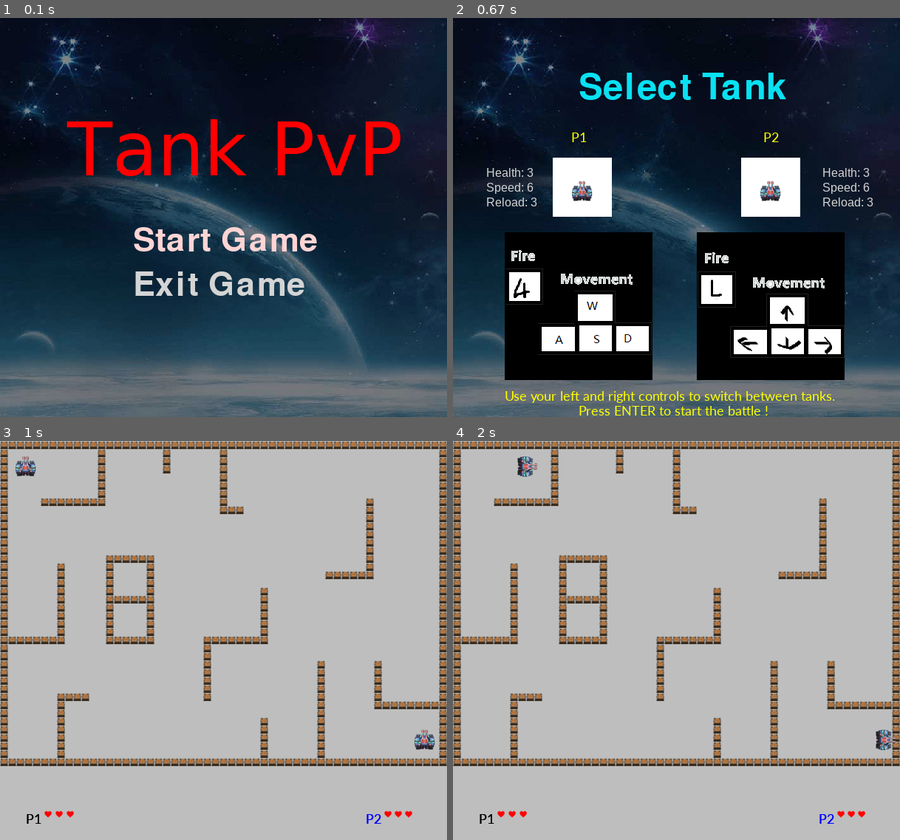
Above: before the commit, frames 1-4 (two rows, left to right).
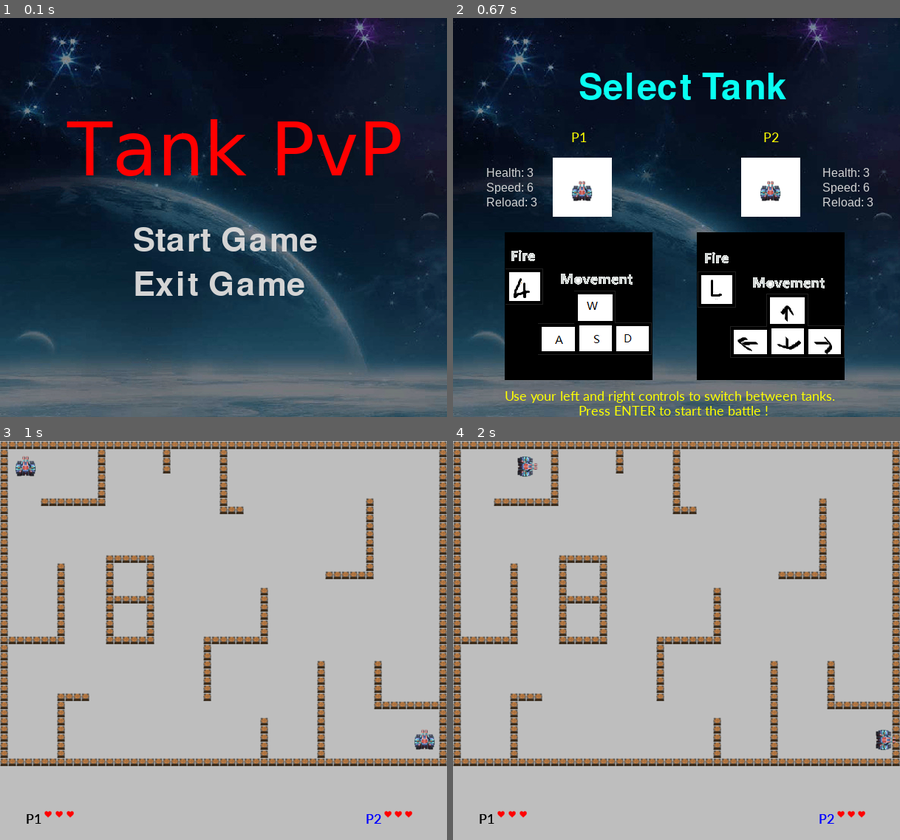
Above: after the commit, the same moments.

Repository: ThanhVu2702/Project_Pygame_Nhom18
Game: pygame game, started from ProJect_Pygame_Nhom18/BangBang/Tank2P/TankPvP.py
Same seed, same stepped clock (60 frames per second), same inputs: the game is played once before the commit and once after it.
Inputs:
- Up to frame 1 (0.1 s): no input
- Up to frame 2 (0.67 s): click "Start Game" at 0.38 s
- Up to frame 3 (1 s): tap Enter at 0.67 s
- Up to frame 4 (2 s): hold A 1-1.47 s; hold Right 1-1.47 s; hold Right 1.5-1.97 s; hold D 1.5-1.97 s

The runs differ from the first frame. In frame 1, 1.0% of the frame differs, in the area x 30-71%, y 52-59%; in frame 2, 1.1%, in the area x 28-75%, y 13-21%; in frame 3, nothing differs; in frame 4, nothing differs.

Commit message:
update 15/3

Diff:
--- a/ProJect_Pygame_Nhom18/BangBang/Tank2P/BangTinhDiem.txt
+++ b/ProJect_Pygame_Nhom18/BangBang/Tank2P/BangTinhDiem.txt
@@ -1,2 +1,2 @@
-1,0
+1,1
 2,0
--- a/ProJect_Pygame_Nhom18/BangBang/Tank2P/TankPvP.py
+++ b/ProJect_Pygame_Nhom18/BangBang/Tank2P/TankPvP.py
@@ -8,10 +8,10 @@
 def writeScorefile():
     # mô tả về việc tạo ra một tệp
     '''
-   Trước tiên, nhóm em sẽ kiểm tra xem đã có tệp tin điểm số nào tồn tại hay chưa và có thể làm việc đó bằng cách thử mở tệp tin đó ra.
-   Nếu không mở được tệp, tức là tệp đó không tồn tại và nhóm em cần tạo một tệp mới.
-   Trong trường hợp này, nhóm em sẽ tạo một tệp mới và thiết lập tiêu đề cho nó, chẳng hạn như "Tên người chơi, Điểm số".
-   Nếu tệp tin điểm số đã tồn tại, kết thúc quy trình kiểm tra.
+   Để bắt đầu, nhóm sẽ kiểm tra xem có tệp điểm số nào tồn tại bằng cách thử mở nó.
+   Nếu không thể mở tệp, cho thấy tệp đó không tồn tại, nhóm sẽ tạo một tệp mới.
+   Trong trường hợp này, tệp mới sẽ được tạo ra và được đặt tiêu đề như "Tên Người Chơi, Điểm Số".
+   Nếu tệp điểm số đã tồn tại, quá trình kiểm tra sẽ kết thúc.
     '''
     haveOne = False
     try:                                #Chương trình sẽ mở tệp tin này
@@ -26,59 +26,46 @@
             scores.close()
             scoredata = {}
         '''
-        Chương trình sẽ mở tệp tin 'BangTinhDiem.txt' .
-        Sau đó, sẽ ghi vào tệp tin hai dòng, mỗi dòng chứa một số thứ tự (dòng 1 cột 1 là player1, dòng 2 cột 1 là player2) và điểm số sẽ được cạnh bên, cách nhau bởi dấu phẩy.
-        Cuối cùng, chương trình sẽ đóng tệp tin đó và khởi tạo một từ điển rỗng tên là scoredata để lưu trữ dữ liệu.
+        Chương trình sẽ mở tệp 'BangTinhDiem.txt', sau đó ghi hai dòng vào tệp, mỗi dòng chứa số thứ tự và điểm số cách nhau bởi dấu phẩy.
+        Sau khi ghi, tệp sẽ được đóng và một từ điển rỗng có tên là scoredata sẽ được khởi tạo để lưu trữ dữ liệu.
         '''
 ############################################## SET UP CHỈ SỐ TANK ####################################################################################################
 def player_classes(option,player):
-    #lớp tank
-    '''
-    Tham số: player1 hoặc player2, tuỳ chọn mà họ đã chọn.
-    Không trả về giá trị gì, nhưng những thuộc tính player.sprite được thêm vào.
-    Kiểm tra loại xe tăng mà người dùng đã chọn và thêm các thuộc tính tương ứng.
-    '''
-    if option == 0: #tank 1 có tốc độ bắn nhanh hơn và di chuyển nhanh hơn, nhưng có lượng máu thấp hơn
-
-        player.cooldown = 45 #Giảm cooldown để bắn nhanh hơn
+    '''
+    Để thêm thuộc tính vào player.sprite dựa trên loại xe tăng mà người dùng đã chọn (player1 hoặc player2),
+    chương trình sẽ kiểm tra loại xe tăng đó và thêm các thuộc tính tương ứng.
+    Điều này sẽ giúp xác định các đặc điểm cụ thể của từng loại xe tăng và áp dụng chúng vào sprite của người chơi.
+    '''
+    if option == 0: #tank 1 có tốc độ bắn và di chuyển nhanh hơn, nhưng có lượng máu thấp hơn
+
+        player.cooldown = 30 #Giảm cooldown để bắn nhanh hơn
         player.health = 3
         player.speed = 5
         player.pics = ver1 # ảnh dùng cho xe tăng loại 1
         player.image = ver1[0] # Ảnh hiển thị đầu tiên cho xe tăng loại 1
 
     elif option == 1: #tank 2 có tốc độ bắn và di chuyển chậm, nhưng nhiều máu
-        player.cooldown = 30
+        player.cooldown = 45
         player.health = 6
         player.speed = 3
         player.pics = ver2
         player.image = ver2[0]
 
+############### xử lý đầu vào từ bàn phím để di chuyển tank theo các hướng, ngăn tank đi xuyên tường, đi xuyên player khác #######################
 def movement(player):
-    #Hàm này dùng để di chuyển, có thể áp dụng cho cả hai người chơi.
-    #Lớp sprites từ pygame làm điều này có thể, tiết kiệm không gian và sức mạnh xử lý.
-    '''
-    :param player: player1 hoặc player2,
-    :return: không trả về gì, nhưng giúp di chuyển các sprite của người chơi quanh bản đồ.
-    Di chuyển:
-    Tùy thuộc vào các phím được thiết lập cho di chuyển trên sprite của người chơi,
-    nếu một trong những phím đó được bấm, giá trị left hoặc top của đối tượng sprite sẽ được tăng lên
-    với tốc độ nhất định, dựa vào lớp xe tăng của họ. Hướng di chuyển của người chơi được thiết lập dựa trên phím được bấm,
-    và hình ảnh của sprite thay đổi để phù hợp với chuyển động.
-
-    Nhận diện va chạm:
-    Nếu sprite va chạm với bất cứ thứ gì trong nhóm sprite "players" hoặc với các khối tường trên bản đồ,
-    tùy thuộc vào hướng của sprite lúc đó, vị trí giá trị left hoặc top của nó sẽ được giảm đi bằng
-    với giá trị tốc độ, cơ bản là khiến cho chiếc xe tăng đứng yên khi nó va chạm với người chơi khác hoặc tường.
+
+    '''
+   Di chuyển trong trò chơi phụ thuộc vào phím được bấm, va chạm sẽ làm giảm vị trí của sprite để ngăn di chuyển qua các đối tượng khác.
     '''
     key = pygame.key.get_pressed()
     #tạo ra một cơ chế di chuyển liên tục cho sprite mà không bị gián đoạn khi người chơi giữ phím
-    # đồng thời đề cập đến cách xử lý va chạm để ngăn sprite không di chuyển qua các vật thể khác.
+    #đồng thời đề cập đến cách xử lý va chạm để ngăn sprite không di chuyển qua các vật thể khác.
 
 
     if key[player.keys[0]]:
         player.rect.left -= player.speed # Di chuyển sprite sang trái theo tốc độ đã định
         player.direction = 'left' # Cập nhật hướng di chuyển của sprite
-        player.image = player.pics[3] # Cập nhật hình ảnh của sprite để phản ánh hướng di chuyển sang trái
+        player.image = player.pics[3] # Cập nhật hình ảnh của sprite khi người chơi hướng di chuyển sang trái
 
 
     elif key[player.keys[1]]:
@@ -98,10 +85,8 @@
 
 
     if len(pygame.sprite.spritecollide(player,players,False))> 1 or pygame.sprite.spritecollide(player,walls,False):
-    #trương hợp "player" - đối tượng người chơi - nằm trong nhóm sprite "players"
-    #chúng ta cần kiểm tra xem có va chạm với đối tượng khác trong nhóm hay không bằng cách xem độ dài của danh sách va chạm có lớn hơn 1 không.
-    #Điều này có nghĩa là đã có va chạm với một "player" khác.
-    #Hàm collidelist sẽ trả về -1 nếu không có va chạm nào, vậy nên, nếu giá trị trả về không phải là -1, điều đó cho biết "player" đã va chạm vào một khối "wall tile".
+    #Trong trường hợp "player" nằm trong nhóm sprite "players", chúng ta cần kiểm tra xem có va chạm với đối tượng khác trong nhóm hay không bằng cách xem độ dài của danh sách va chạm có lớn hơn 1 không. Nếu độ dài này lớn hơn 1, điều này có nghĩa là đã có va chạm với một "player" khác.
+    #Hàm collidelist sẽ trả về -1 nếu không có va chạm nào. Vì vậy, nếu giá trị trả về khác -1, điều đó cho biết "player" đã va chạm vào 1 khối tuong.
 
 
         if player.direction == 'left':
@@ -113,23 +98,27 @@
         if player.direction == 'down':
             player.rect.top -= player.speed
 
+################################### SET UP HIỂN THỊ MÁU CỦA PLAYER TRONG TRẬN CHIẾN ###############################################################################
 def drawPlayerHealth(player):
     #Hàm này cập nhật và in số máu của người chơi khi ở chế độ chiến đấu
     '''
-    Sử dụng một vòng lặp for trong khoảng của lượng máu còn lại của người chơi, mỗi điểm máu sẽ được in một trái tim.
-   - Vị trí của các trái tim thay đổi tùy thuộc vào người chơi nào,
-   - Nếu là người chơi 1, các trái tim sẽ được in ở góc dưới bên trái của màn hình.
-   - Nếu là người chơi 2, các trái tim sẽ được in ở góc dưới bên phải của màn hình.
+    Sử dụng vòng lặp for dựa trên lượng máu còn lại của người chơi để in trái tim.
+   - Vị trí của trái tim thay đổi tùy theo người chơi,
+   - Nếu là người chơi 1, trái tim in ở góc dưới bên trái.
+   - Nếu là người chơi 2, trái tim in ở góc dưới bên phải.
     '''
     healthimage = pygame.image.load('ProJect_Pygame_Nhom18/BangBang/Tank2P/picture/blood.png')
 
-    p1healthpos = [60, 500]                                 #set up vị trí chữ P1 trong trận chiến
-    p1title = my_font4.render('P1', True, (0,0,0))
+    p1healthpos = [60, 500]                                 #set up vị trí máu của Player1 trong trận chiến
+    p1title = my_font4.render('P1', True, (0,0,0))           #tạo tiêu đề "chữ P1" với màu tương ứng
     p2healthpos = [520,500]
-    p2title = my_font4.render('P2', True, (0,0,255))        #Vị trí ban đầu của trái tim của người chơi 2
-
-    screen.blit(p1title, (35, 500)) # vị trí player1 được đặt lúc vô trận, tọa độ x là 35 và y là 500 trên màn hình, thường thì đây là góc dưới bên trái.
+    p2title = my_font4.render('P2', True, (0,0,255))
+
+    screen.blit(p1title, (35, 500)) # vị trí chữ P1, tọa độ x là 35 và y là 500 trên màn hình, thường thì đây là góc dưới bên trái.
     screen.blit(p2title, (495, 500)) # Khi giá trị của tọa độ x tăng, đối tượng di chuyển sang bên phải; tọa độ y tăng,di chuyển xuống dưới.
+
+    #duyệt số lượng máu của người chơi và hiển thị nó trên màn hình tương ứng với vị trí của người chơi 1 hoặc người chơi 2
+    #đồng thời cập nhật vị trí kế tiếp để hiển thị hình ảnh máu tiếp theo
     for c in range(player.health):
         if player == player1:
             screen.blit(healthimage,p1healthpos)
@@ -138,30 +127,25 @@
             screen.blit(healthimage, p2healthpos)
             p2healthpos[0] += 14
     '''
-    - Nếu player là player1, máu được in tại vị trí p1healthpos trên màn hình.
-      Với mỗi lần máu được đặt tọa độ x (vị trí ngang) của p1healthpos tăng lên 15, điều này đảm bảo rằng cục máu tiếp theo
-      sẽ được đặt ngay cạnh nhau mà không chồng lấn lên biểu tượng trước đó.
-
+    Khi player là player1, máu được in tại vị trí p1healthpos trên màn hình.
+    Việc tăng tọa độ x của p1healthpos lên 15 cho mỗi cục máu đảm bảo không có chồng lấn giữa các biểu tượng máu.
     '''
 
 ############################################ SET UP ĐẠN ###############################################################
 def bullet(player):
-    #Hàm tạo sprite đạn, thiết lập kích thước, màu sắc, và vị trí của đạn.
-    '''
-    :param player: player 1 or 2
-    :return: nothing, but bullet sprite will be generated
-    function will be triggered by players pressing their fire key
-    if so, a bullet will be created, it's postion is oriented away from the player postion
-    at the end, add the bullet to the bulletgroup
+    #Hàm tạo đạn, thiết lập kích thước, màu sắc, và vị trí của đạn.
+    '''
+    Hàm sẽ tạo ra đạn khi người chơi bắn, dựa vào người chơi là player 1 hoặc 2. Đạn sẽ được tạo ra và bay ra khỏi tank
     '''
     bullet = pygame.sprite.Sprite()
 
     bullet.image = pygame.Surface((5,5)) #kích thước viên đạn
     bullet.image.fill((255,0,0)) #màu viên đạn
-    bullet.rect = pygame.Rect(bullet.image.get_rect())
+    bullet.rect = pygame.Rect(bullet.image.get_rect()) #tạo hình (Rect) cho đối tượng bullet dựa trên kích thước của bullet.image, xác định vị trí và kích thước của đối tượng bullet
     bullet.direction = player.direction
 
-    if bullet.direction == 'up':                                                #set up vị trí của viên đạn sao cho nó nằm ở giữa nòng súng tank
+    #set up vị trí của viên đạn sao cho khi bắn ra nó nằm ở giữa nòng súng tank
+    if bullet.direction == 'up':
         bullet.rect.x, bullet.rect.y = player.rect.x + 12, player.rect.y - 20
     elif bullet.direction == 'down':
         bullet.rect.x, bullet.rect.y = player.rect.x + 12, player.rect.y + 24
@@ -175,7 +159,7 @@
 def bullet_update():
     #cập nhật vị trí của đạn
     '''
-    viên đạn di chuyển theo hướng tương ứng với thuộc tính direction của nó khi viên đạn được bắn ra từ người chơi.
+    viên đạn di chuyển theo hướng tương ứng với thuộc tính direction của nó khi viên đạn được bắn ra.
     '''
     for bullet in bulletgroup:
         if bullet.direction == 'left':
@@ -187,139 +171,142 @@
         elif bullet.direction == 'down':
             bullet.rect.y += 6
 
+######################################## SET UP MAP #######################################################################
 def readMap():
-    #a function that turn CVS files into iterable lists so tiles can be added according to the info
-    #stored in the txt files. Each tile is one sprite in the walls group
-    '''
-    parameters: None
-    return: None, however, a group of sprites r generated
-    randomly chooses a map to read, break each line in the cvs file, each seperated dot means a tile needs to be
-    created. Gives the tile a image and rect, add the tile to the group
+    '''
+    chọn một map từ tệp, đọc và phân tích từng dòng của nó, nơi mỗi ô trong tệp được phân cách bởi dấu phẩy.
+    Khi đọc mỗi ô, phương pháp này gán hình ảnh cho mỗi ô và có thể tiến hành chỉnh sửa ô nếu cần thiết
     '''
     Map = open(random.choice(maps), 'r')
 
-    x = 0
+    x = 0 #Biến x và y bắt đầu từ giá trị 0 và được dùng để theo dõi vị trí khi xử lý tệp để thêm sprite.
     y = 0
 
+    '''
+    tạo ra một bức tường từ các tiles có kích thước 11x11 pixel, biểu diễn bởi các dấu chấm trong tệp đầu vào.
+    '''
     for l in Map:
-        builtup = l.split(',')
+        builtup = l.split(',') #tách dòng thành một danh sách các chuỗi
         builtup[-1] = builtup[-1].strip('\n')
         for D in builtup:
             if D == '.':
                 tile = pygame.sprite.Sprite()
                 tile.image = tiles
                 tile.rect = pygame.Rect(x, y, 11, 11)
-                walls.add(tile)                     #for every line in the file is one coloumn of the map
-                y += 11                               #y coords value increases by 11 becaus the tile image size is 11 by 11
+                walls.add(tile)
+                y += 11
             else:
                 y += 11
-        x += 11                               #add 11 to x to start on the next coloumn
+        x += 11
         y = 0
 
     Map.close()
 
+################################## SET UP MENU GAME#############################################################################
 def gameMenu(thisStage):
-    #shows the game menu, for pseudocode plz see above
-    '''
-    parameters: thisStage varible, if it is true, function executes, otherwise, function will not be triggered
-    return: none
-    '''
-    global run, selecting, battling, end     #needs to be global because the change to these variable here are local changes
-                                             #global update the changes outside of this funciton. This is ok because every varibale here are already globle                                             #variables
-    pygame.mixer.music.load(musicList[0])    #variables
+    '''
+    cải thiện menu game bằng cách đặt nền nhạc, và hiển thị tiêu đề cùng với hai lựa chọn:
+    "Start Game" và "Exit Game". Khi người chơi di chuyển chuột qua các label lựa chọn, chúng sẽ được làm nổi bật với màu sắc và dấu gạch dưới.
+    Phản ứng của label được cập nhật trực tiếp trên màn hình.
+    Sự kiện chuột được quản lý để xử lý việc bắt đầu game hoặc thoát khỏi game phụ thuộc vào label mà người dùng chọn.
+    '''
+    global run, selecting, battling, end
+    pygame.mixer.music.load(musicList[0])
     pygame.mixer.music.set_volume(0.4)
     pygame.mixer.music.play(-1)
 
 
-    Title = my_font.render('Tank PvP', True, (255, 0, 0)) #màu đỏ
+    Title = my_font.render('Tank PvP', True, (255, 0, 0)) # set up tiêu đề game màu đỏ
+
+    #Mã tạo hình chữ nhật (text_rect) xung quanh Title, canh giữa theo ngang và ở trên màn hình theo dọc, làm Title nổi bật.
     text_rect = Title.get_rect(center=(screen.get_width() / 2, screen.get_height() / 4))
-
     # in dòng chữ lên màn hình
     screen.blit(Title, text_rect)
 
     Start_label = my_font2.render('Start Game', True, (212,212,212))
     Exit_label = my_font2.render('Exit Game', True, (212,212,212))
 
-    Srect = Rect(210,280, 421, 339)         #rects here are used to see if the mouse coords are in them
-    Erect = Rect(245, 340, 380, 430)
+    Srect = Rect(210,280,421,339)         #hiệu ứng khi trỏ chuột vào
+    Erect = Rect(245,340,380,430)
 
     while thisStage:
 
-            x, y = pygame.mouse.get_pos()
-            Opt = 0                                              #Opt means options, this variable smooth out the rendering and event tracking
-
+            x, y = pygame.mouse.get_pos()        #định vị trí của chuột trên màn hình
+            Opt = 0
+            '''
+            Nếu vị trí chuột (x, y) nằm trong phạm vi của hình chữ nhật Srect
+            tức là vùng mà label "Start Game" chiếm giữ trên màn hình, chữ "Start Game" sẽ được làm nổi bật
+            '''
             if Srect[0] < x <Srect[2] and Srect[1] < y < Srect[3]:
                 my_font2.set_underline(True)
-                Start_label = my_font2.render('Start Game', True, (212,212,212))
-
-                screen.blit(Start_label, (210,280))
+                Start_label = my_font2.render('Start Game', True, (255,255,0)) # nháy màu vàng, phần gạch chân cũng vậy
+                screen.blit(Start_label, (185,280))
                 pygame.display.flip()
 
-                Opt = 1                                                          #if the mouse is over the titles
-                                                                                 #underline the titles,(a cool effect)
+                Opt = 1 #biến Opt được đặt thành 1, label "Start Game" đang được chọn. Khi người chơi nhấp chuột, có thể sẽ có sự kiện diễn ra tùy vào giá trị của Opt.
+
             elif Erect[0] < x < Erect[2] and Erect[1] < y < Erect[3]:
 
                 my_font2.set_underline(True)
-                Exit_label = my_font2.render('Exit Game', True, (212,212,212))
-
-                screen.blit(Exit_label, (220, 340))
+                Exit_label = my_font2.render('Exit Game', True, (255,0,0))
+                screen.blit(Exit_label, (185, 340))
                 pygame.display.flip()
 
                 Opt = 2
 
             my_font2.set_underline(False)
-            Start_label = my_font2.render('Start Game', True, (255,212,212))
+            Start_label = my_font2.render('Start Game', True, (212,212,212)) #set up màu cho label Star Game
             Exit_label = my_font2.render('Exit Game', True, (212,212,212))
 
             screen.blit(screenPIC, (0,0))
-            screen.blit(Title, (90,120))  #căn giữa Tank2P
+            screen.blit(Title, (90,120))  # căn giữa Tank2P
             screen.blit(Start_label, (180,280))                 #tọa độ chuỗi Start Game
             screen.blit(Exit_label, (180, 340))
             pygame.display.flip()
 
             for ev in pygame.event.get():
                 if ev.type == QUIT:
-                    pygame.mixer.music.stop()
+                    pygame.mixer.music.stop() #khi đóng cửa sổ game thì hàm được gọi để stop nhạc nền của game
                     run = False
                     starting = False
                     selecting = False
-                    battling = False
+                    battling = False           #các biến được trả về false để kết thúc các trạng thái, các biến ở dòng 213
                     end = False
                     thisStage = False
 
-                elif ev.type == MOUSEBUTTONDOWN:
+                elif ev.type == MOUSEBUTTONDOWN: #kích hoạt event khi click chuột
                     if Opt == 1:
                         pygame.mixer.music.stop()
-                        starting = False
+                        starting = False      #nếu chọn Start game thì nhạc sẽ dừng, kiểm soát hiển thị trên màn và chuyển tiếp vào select tank
                         thisStage = False
                     elif Opt == 2:
                         pygame.mixer.music.stop()
                         run = False
                         starting = False
                         selecting = False
-                        battling = False
+                        battling = False #nếu chọn exit game thì nhạc cũng dừng lại và đóng cửa sổ, kết thúc mọi trạng thái
                         end = False
                         thisStage = False
 
 def selectionScreen(thisStage):
-    #shows selection menu, pseudocode are show at the begining
-    '''
-    parameters: thisStage variable, needs to be true to execute the function
-    return: none, but updates the player tank class and readMap() to prepare to 1v1 battle
-    '''
-    global run, selecting, battling, end                      #needs to be global because the change to these variable here are local changes
-                                                            #global update the changes outside of this funciton.
-    pygame.mixer.music.load(musicList[1])
-    pygame.mixer.music.set_volume(0.4)
-    pygame.mixer.music.play(-1)
+    #shows menu, cửa sổ màn hình đầu tiên khi vào gaem
+    '''
+    Đoạn mã cần kiểm tra biến 'thisStage' trước khi thực thi một số chức năng như cập nhật lớp của "player tank" và gọi hàm readMap()
+    để chuẩn bị cho trận chiến.
+    '''
+    global run, selecting, battling, end                    #biến toàn cục cho phép thay đổi trong phạm vi cục bộ của hàm
+
+    pygame.mixer.music.load(musicList[1])    # chỉ số [1] cho biết rằng nó đang tải bản nhạc thứ hai trong danh sách
+    pygame.mixer.music.set_volume(0.4)      #mức âm lượng được set up ở mức 40%
+    pygame.mixer.music.play(-1)              #phát nhạc mãi mãi
 
     Opt1 = 0
-    Opt2 = 0                                   #Opt1 - Opt2 cài đặt của player1 - player2
+    Opt2 = 0                                   #Opt1 - Opt2 các cài đặt của player1 - player2
 
     instructionP1 = pygame.image.load('ProJect_Pygame_Nhom18/BangBang/Tank2P/picture/moveP2.png')   #bảng hướng dẫn điều khiển tank
     instructionP2 = pygame.image.load('ProJect_Pygame_Nhom18/BangBang/Tank2P/picture/moveP1.png')
 
-    Title = my_font3.render('Select Tank', True, (9,225,242))
+    Title = my_font3.render('Select Tank', True, (9,255,242))
     # Lấy hình chữ nhật bao quanh văn bản
     Title_rect = Title.get_rect()
     # Canh lề giữa cho văn bản
@@ -333,11 +320,11 @@
     instruction = my_font4.render('Use your left and right controls to switch between tanks.', True, (255,255,0))
     instruction2 = my_font4.render('Press ENTER to start the battle !', True, (255,255,0))
 
-    options = [imageUp_v1,imageUp_v2]                  #actual options and their stats, this helps rendering/bliting when user switch the tanks
+    options = [imageUp_v1,imageUp_v2]                  #tạo danh sách chứa các ảnh của 2 phiên bản tank
     stats = {0:['3', '6', '3'], 1:['6','3','1']}
 
     DisplaySurf = pygame.Surface((80,80))
-    DisplaySurf.fill((255,255,255))                 #white surface, create contrast between tanks and background, easy for user to see tank differences
+    DisplaySurf.fill((255,255,255))                 #tạo ô nền màu trắng
     DisplaySurf2 = pygame.Surface((80,80))
     DisplaySurf2.fill((255,255,255))
 
--- a/ProJect_Pygame_Nhom18/BangBang/Tank2P/map1.txt
+++ b/ProJect_Pygame_Nhom18/BangBang/Tank2P/map1.txt
@@ -45,11 +45,11 @@
 .,#,#,#,#,#,#,#,#,#,#,#,#,#,#,#,#,#,#,#,#,#,#,#,#,#,#,#,#,#,#,#,#,#,#,#,#,#,#,.
 .,#,#,#,#,#,#,#,.,.,.,.,.,.,.,.,.,.,.,.,.,.,.,.,#,#,#,#,#,#,#,#,#,#,#,#,#,#,#,.
 .,#,#,#,#,#,#,#,#,#,#,#,#,#,#,.,#,#,#,#,#,#,#,.,#,#,#,#,#,#,#,#,#,#,#,#,#,#,#,.
-.,#,#,#,#,#,#,#,#,#,#,#,#,#,#,.,#,#,#,#,#,#,#,.,#,#,#,#,#,#,#,#,#,#,#,#,#,#,#,.
-.,#,#,#,#,#,#,#,#,#,#,#,#,#,#,.,#,#,#,#,#,#,#,.,#,#,#,#,#,#,#,#,#,#,#,#,#,#,#,.
-.,#,#,#,#,#,#,#,#,#,#,#,#,#,#,.,#,#,#,#,#,#,#,.,#,#,#,#,#,#,#,#,#,#,#,#,#,#,#,.
-.,#,#,#,#,#,#,#,#,#,#,#,#,#,#,.,#,#,#,#,#,#,#,.,#,#,#,#,#,#,#,#,#,#,#,#,#,#,#,.
-.,#,#,#,#,#,#,#,#,#,#,#,#,#,#,.,#,#,#,#,#,#,#,.,#,#,#,#,#,#,#,#,#,#,#,#,#,#,#,.
+.,#,#,#,#,#,#,#,#,#,#,#,#,#,#,.,#,#,#,#,#,#,#,#,#,#,#,#,#,#,#,#,#,#,#,#,#,#,#,.
+.,#,#,#,#,#,#,#,#,#,#,#,#,#,#,#,#,#,#,#,#,#,#,#,#,#,#,#,#,#,#,#,#,#,#,#,#,#,#,.
+.,#,#,#,#,#,#,#,#,#,#,#,#,#,#,#,#,#,#,#,#,#,#,#,#,#,#,#,#,#,#,#,#,#,#,#,#,#,#,.
+.,#,#,#,#,#,#,#,#,#,#,#,#,#,#,#,#,#,#,#,#,#,#,#,#,#,#,#,#,#,#,#,#,#,#,#,#,#,#,.
+.,#,#,#,#,#,#,#,#,#,#,#,#,#,#,#,#,#,#,#,#,#,#,#,#,#,#,#,#,#,#,#,#,#,#,#,#,#,#,.
 .,#,#,#,#,#,#,#,#,#,#,#,#,#,#,.,#,#,#,#,#,#,#,.,#,#,#,#,#,#,#,#,#,#,#,#,#,#,#,.
 .,#,#,#,#,#,#,#,#,#,#,#,#,#,#,.,#,#,#,#,#,#,#,.,#,#,#,#,#,#,#,#,#,#,#,#,#,#,#,.
 .,.,.,.,.,.,.,.,.,.,.,.,.,.,.,.,.,.,.,.,.,.,.,.,.,.,.,.,.,.,.,.,.,.,.,.,.,.,.,.
